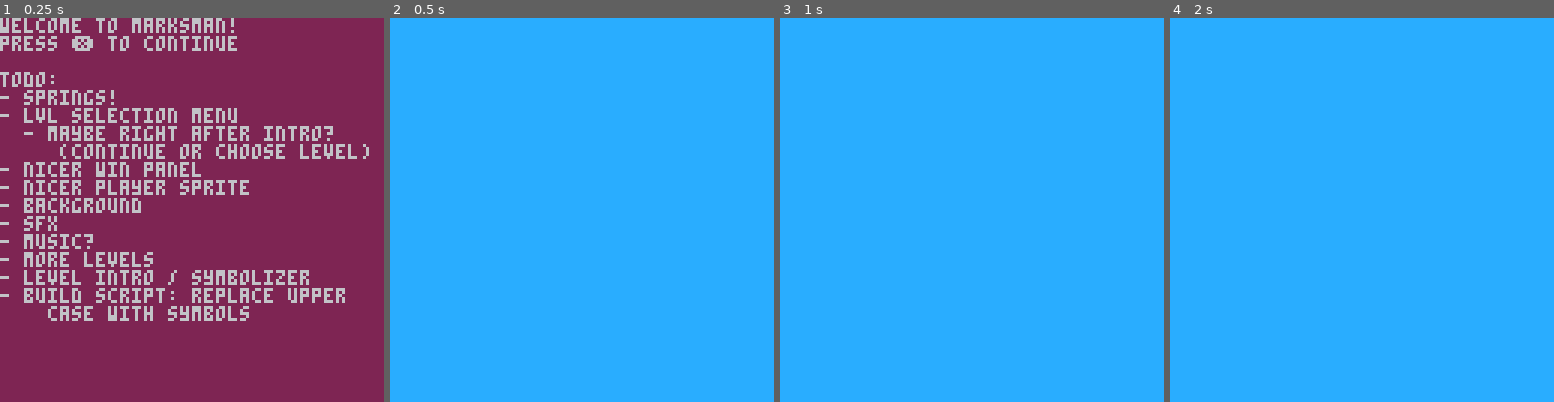
Above: before the commit, frames 1-4 (left to right).
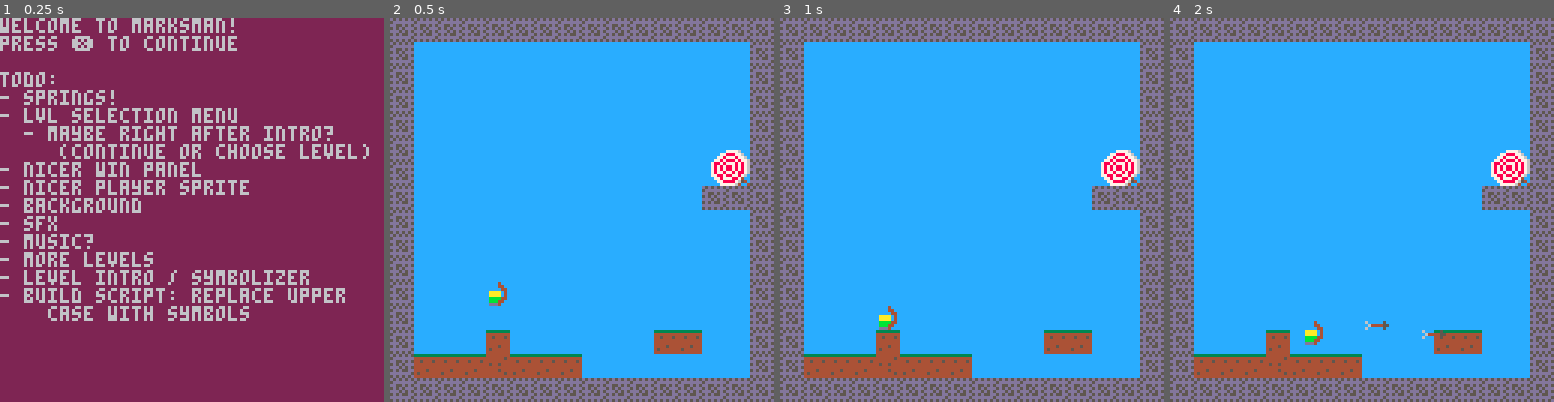
Above: after the commit, the same moments.

Repository: tupini07/games
Game: PICO-8 cartridge Marksman/Marksman.p8
Two runs of this game, one before a commit and one after it. Both use one fixed random seed, a clock stepped at 60 frames per second and the inputs below.
Inputs:
- Up to frame 1 (0.25 s): no input
- Up to frame 2 (0.5 s): tap X (X key) at 0.33 s
- Up to frame 3 (1 s): tap O (Z key) at 0.7 s
- Up to frame 4 (2 s): tap X (X key) at 1.07, 1.85 s; hold Right from 1.6 s (still down); tap O (Z key) at 1.7 s

Frame 1 is identical in both runs. In frame 2, 29% of the frame differs, in the area x 0-100%, y 0-100%; in frame 3, 29%; in frame 4, 29%.

Commit message:
proper rename to lowercase

Diff:
--- a/Marksman/Marksman.p8
+++ b/Marksman/Marksman.p8
@@ -1,5 +1,5 @@
 pico-8 cartridge // http://www.pico-8.com
-version 8
+version 33
 __lua__
 package={loaded={},_c={}}
 package._c["managers/savefile"]=function()
@@ -873,265 +873,153 @@
 
 
 
-…(96 lines of a section not shown)…
 __gff__
-0000000000000000000000000000000000000000000000000000000000000000000000000000000000000000000000000000000000000000000000000000000000000000000000000000000000000000000000000000000000000000000000000000000000000000000000000000000000000000000000000000000000000000
+0001010000020200000000000000000000010000000202000000000000000000000000000000000000000000000000000000000000000000000000000000000000000000000000000000000000000000000000000000000000000000000000000000000000000000000000000000000000000000000000000000000000000000
 0000000000000000000000000000000000000000000000000000000000000000000000000000000000000000000000000000000000000000000000000000000000000000000000000000000000000000000000000000000000000000000000000000000000000000000000000000000000000000000000000000000000000000
 __map__
-0000000000000000000000000000000000000000000000000000000000000000000000000000000000000000000000000000000000000000000000000000000000000000000000000000000000000000000000000000000000000000000000000000000000000000000000000000000000000000000000000000000000000000
-0000000000000000000000000000000000000000000000000000000000000000000000000000000000000000000000000000000000000000000000000000000000000000000000000000000000000000000000000000000000000000000000000000000000000000000000000000000000000000000000000000000000000000
-0000000000000000000000000000000000000000000000000000000000000000000000000000000000000000000000000000000000000000000000000000000000000000000000000000000000000000000000000000000000000000000000000000000000000000000000000000000000000000000000000000000000000000
-0000000000000000000000000000000000000000000000000000000000000000000000000000000000000000000000000000000000000000000000000000000000000000000000000000000000000000000000000000000000000000000000000000000000000000000000000000000000000000000000000000000000000000
-0000000000000000000000000000000000000000000000000000000000000000000000000000000000000000000000000000000000000000000000000000000000000000000000000000000000000000000000000000000000000000000000000000000000000000000000000000000000000000000000000000000000000000
-0000000000000000000000000000000000000000000000000000000000000000000000000000000000000000000000000000000000000000000000000000000000000000000000000000000000000000000000000000000000000000000000000000000000000000000000000000000000000000000000000000000000000000
-0000000000000000000000000000000000000000000000000000000000000000000000000000000000000000000000000000000000000000000000000000000000000000000000000000000000000000000000000000000000000000000000000000000000000000000000000000000000000000000000000000000000000000
-0000000000000000000000000000000000000000000000000000000000000000000000000000000000000000000000000000000000000000000000000000000000000000000000000000000000000000000000000000000000000000000000000000000000000000000000000000000000000000000000000000000000000000
-0000000000000000000000000000000000000000000000000000000000000000000000000000000000000000000000000000000000000000000000000000000000000000000000000000000000000000000000000000000000000000000000000000000000000000000000000000000000000000000000000000000000000000
-0000000000000000000000000000000000000000000000000000000000000000000000000000000000000000000000000000000000000000000000000000000000000000000000000000000000000000000000000000000000000000000000000000000000000000000000000000000000000000000000000000000000000000
-0000000000000000000000000000000000000000000000000000000000000000000000000000000000000000000000000000000000000000000000000000000000000000000000000000000000000000000000000000000000000000000000000000000000000000000000000000000000000000000000000000000000000000
-0000000000000000000000000000000000000000000000000000000000000000000000000000000000000000000000000000000000000000000000000000000000000000000000000000000000000000000000000000000000000000000000000000000000000000000000000000000000000000000000000000000000000000
-0000000000000000000000000000000000000000000000000000000000000000000000000000000000000000000000000000000000000000000000000000000000000000000000000000000000000000000000000000000000000000000000000000000000000000000000000000000000000000000000000000000000000000
-0000000000000000000000000000000000000000000000000000000000000000000000000000000000000000000000000000000000000000000000000000000000000000000000000000000000000000000000000000000000000000000000000000000000000000000000000000000000000000000000000000000000000000
-0000000000000000000000000000000000000000000000000000000000000000000000000000000000000000000000000000000000000000000000000000000000000000000000000000000000000000000000000000000000000000000000000000000000000000000000000000000000000000000000000000000000000000
-0000000000000000000000000000000000000000000000000000000000000000000000000000000000000000000000000000000000000000000000000000000000000000000000000000000000000000000000000000000000000000000000000000000000000000000000000000000000000000000000000000000000000000
-0000000000000000000000000000000000000000000000000000000000000000000000000000000000000000000000000000000000000000000000000000000000000000000000000000000000000000000000000000000000000000000000000000000000000000000000000000000000000000000000000000000000000000
-0000000000000000000000000000000000000000000000000000000000000000000000000000000000000000000000000000000000000000000000000000000000000000000000000000000000000000000000000000000000000000000000000000000000000000000000000000000000000000000000000000000000000000
-0000000000000000000000000000000000000000000000000000000000000000000000000000000000000000000000000000000000000000000000000000000000000000000000000000000000000000000000000000000000000000000000000000000000000000000000000000000000000000000000000000000000000000
-0000000000000000000000000000000000000000000000000000000000000000000000000000000000000000000000000000000000000000000000000000000000000000000000000000000000000000000000000000000000000000000000000000000000000000000000000000000000000000000000000000000000000000
-0000000000000000000000000000000000000000000000000000000000000000000000000000000000000000000000000000000000000000000000000000000000000000000000000000000000000000000000000000000000000000000000000000000000000000000000000000000000000000000000000000000000000000
-0000000000000000000000000000000000000000000000000000000000000000000000000000000000000000000000000000000000000000000000000000000000000000000000000000000000000000000000000000000000000000000000000000000000000000000000000000000000000000000000000000000000000000
-0000000000000000000000000000000000000000000000000000000000000000000000000000000000000000000000000000000000000000000000000000000000000000000000000000000000000000000000000000000000000000000000000000000000000000000000000000000000000000000000000000000000000000
-0000000000000000000000000000000000000000000000000000000000000000000000000000000000000000000000000000000000000000000000000000000000000000000000000000000000000000000000000000000000000000000000000000000000000000000000000000000000000000000000000000000000000000
-0000000000000000000000000000000000000000000000000000000000000000000000000000000000000000000000000000000000000000000000000000000000000000000000000000000000000000000000000000000000000000000000000000000000000000000000000000000000000000000000000000000000000000
-0000000000000000000000000000000000000000000000000000000000000000000000000000000000000000000000000000000000000000000000000000000000000000000000000000000000000000000000000000000000000000000000000000000000000000000000000000000000000000000000000000000000000000
-0000000000000000000000000000000000000000000000000000000000000000000000000000000000000000000000000000000000000000000000000000000000000000000000000000000000000000000000000000000000000000000000000000000000000000000000000000000000000000000000000000000000000000
-0000000000000000000000000000000000000000000000000000000000000000000000000000000000000000000000000000000000000000000000000000000000000000000000000000000000000000000000000000000000000000000000000000000000000000000000000000000000000000000000000000000000000000
-0000000000000000000000000000000000000000000000000000000000000000000000000000000000000000000000000000000000000000000000000000000000000000000000000000000000000000000000000000000000000000000000000000000000000000000000000000000000000000000000000000000000000000
-0000000000000000000000000000000000000000000000000000000000000000000000000000000000000000000000000000000000000000000000000000000000000000000000000000000000000000000000000000000000000000000000000000000000000000000000000000000000000000000000000000000000000000
-0000000000000000000000000000000000000000000000000000000000000000000000000000000000000000000000000000000000000000000000000000000000000000000000000000000000000000000000000000000000000000000000000000000000000000000000000000000000000000000000000000000000000000
-0000000000000000000000000000000000000000000000000000000000000000000000000000000000000000000000000000000000000000000000000000000000000000000000000000000000000000000000000000000000000000000000000000000000000000000000000000000000000000000000000000000000000000
-…(130 lines of a section not shown)…
+1111111111111111111111111111111111111111111111111111111111111111000000000000000000000000000000000000000000000000000000000000000000000000000000000000000000000000000000000000000000000000000000000000000000000000000000000000000000000000000000000000000000000000
+1100000000000000000000000000001111000000000000000000000000000011000000000000000000000000000000000000000000000000000000000000000000000000000000000000000000000000000000000000000000000000000000000000000000000000000000000000000000000000000000000000000000000000
+1100000000000000000000000000001111000000000000000000000000000011000000000000000000000000000000000000000000000000000000000000000000000000000000000000000000000000000000000000000000000000000000000000000000000000000000000000000000000000000000000000000000000000
+1100000000000000000000000000001111000000000000000000000000000011000000000000000000000000000000000000000000000000000000000000000000000000000000000000000000000000000000000000000000000000000000000000000000000000000000000000000000000000000000000000000000000000
+1100000000000000000000000000001111000000000000000000000000000011000000000000000000000000000000000000000000000000000000000000000000000000000000000000000000000000000000000000000000000000000000000000000000000000000000000000000000000000000000000000000000000000
+1100000000000000000000000005061111000000000000000000000000000011000000000000000000000000000000000000000000000000000000000000000000000000000000000000000000000000000000000000000000000000000000000000000000000000000000000000000000000000000000000000000000000000
+1100000000000000000000000015161111000000000000000000000000000011000000000000000000000000000000000000000000000000000000000000000000000000000000000000000000000000000000000000000000000000000000000000000000000000000000000000000000000000000000000000000000000000
+1100000000000000000000000011111111000000000000000000000000000011000000000000000000000000000000000000000000000000000000000000000000000000000000000000000000000000000000000000000000000000000000000000000000000000000000000000000000000000000000000000000000000000
+1100000000000000000000000000001111000000000000000000000000000011000000000000000000000000000000000000000000000000000000000000000000000000000000000000000000000000000000000000000000000000000000000000000000000000000000000000000000000000000000000000000000000000
+1100000000000000000000000000001111000000000000000000000000000011000000000000000000000000000000000000000000000000000000000000000000000000000000000000000000000000000000000000000000000000000000000000000000000000000000000000000000000000000000000000000000000000
+1100000000000000000000000000001111000000000000000000000000000011000000000000000000000000000000000000000000000000000000000000000000000000000000000000000000000000000000000000000000000000000000000000000000000000000000000000000000000000000000000000000000000000
+1100000003000000000000000000001111000000000000000000000000000011000000000000000000000000000000000000000000000000000000000000000000000000000000000000000000000000000000000000000000000000000000000000000000000000000000000000000000000000000000000000000000000000
+1100000000000000000000000000001111000000000000000000000000000011000000000000000000000000000000000000000000000000000000000000000000000000000000000000000000000000000000000000000000000000000000000000000000000000000000000000000000000000000000000000000000000000
+1100000001000000000000010100001111000300000000000000050600000011000000000000000000000000000000000000000000000000000000000000000000000000000000000000000000000000000000000000000000000000000000000000000000000000000000000000000000000000000000000000000000000000
+1101010102010101000000000000001111000000000000000000151600000011000000000000000000000000000000000000000000000000000000000000000000000000000000000000000000000000000000000000000000000000000000000000000000000000000000000000000000000000000000000000000000000000
+1111111111111111111111111111111111111111111111111111111111111111000000000000000000000000000000000000000000000000000000000000000000000000000000000000000000000000000000000000000000000000000000000000000000000000000000000000000000000000000000000000000000000000
+…(130 lines of a section not shown)…
Not shown, changed: 224 lines of the sprite sheet (__gfx__) section of Marksman/Marksman.p8
Not shown, changed: the thumbnail (__label__) section of Marksman/Marksman.p8
